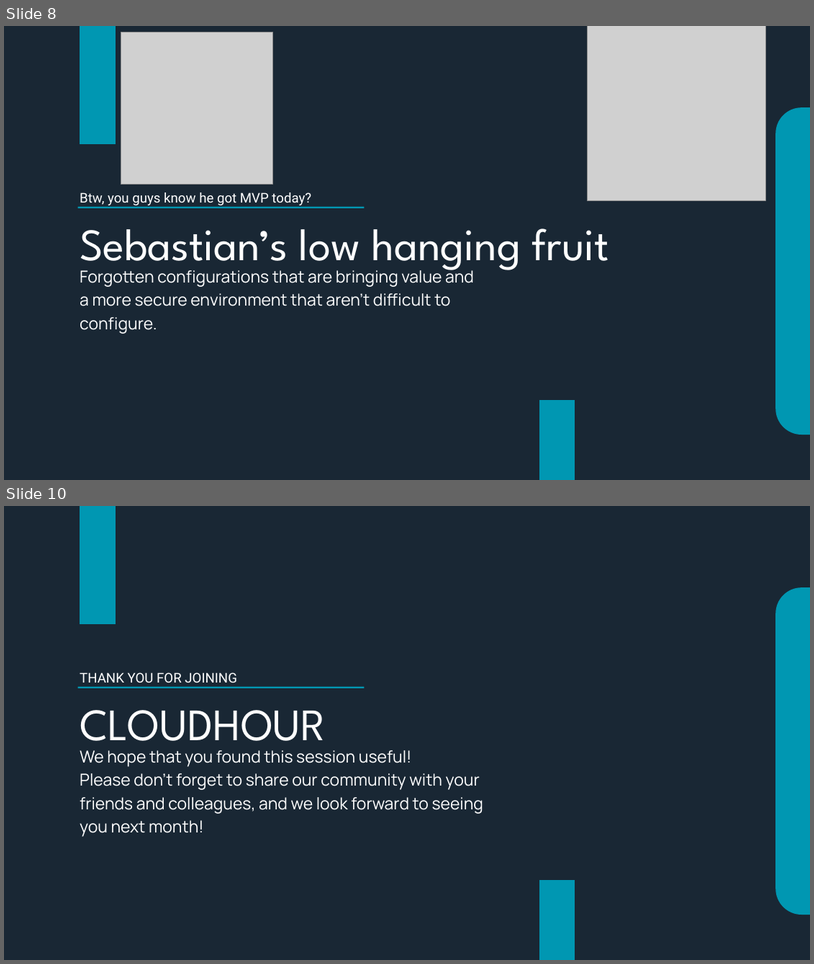
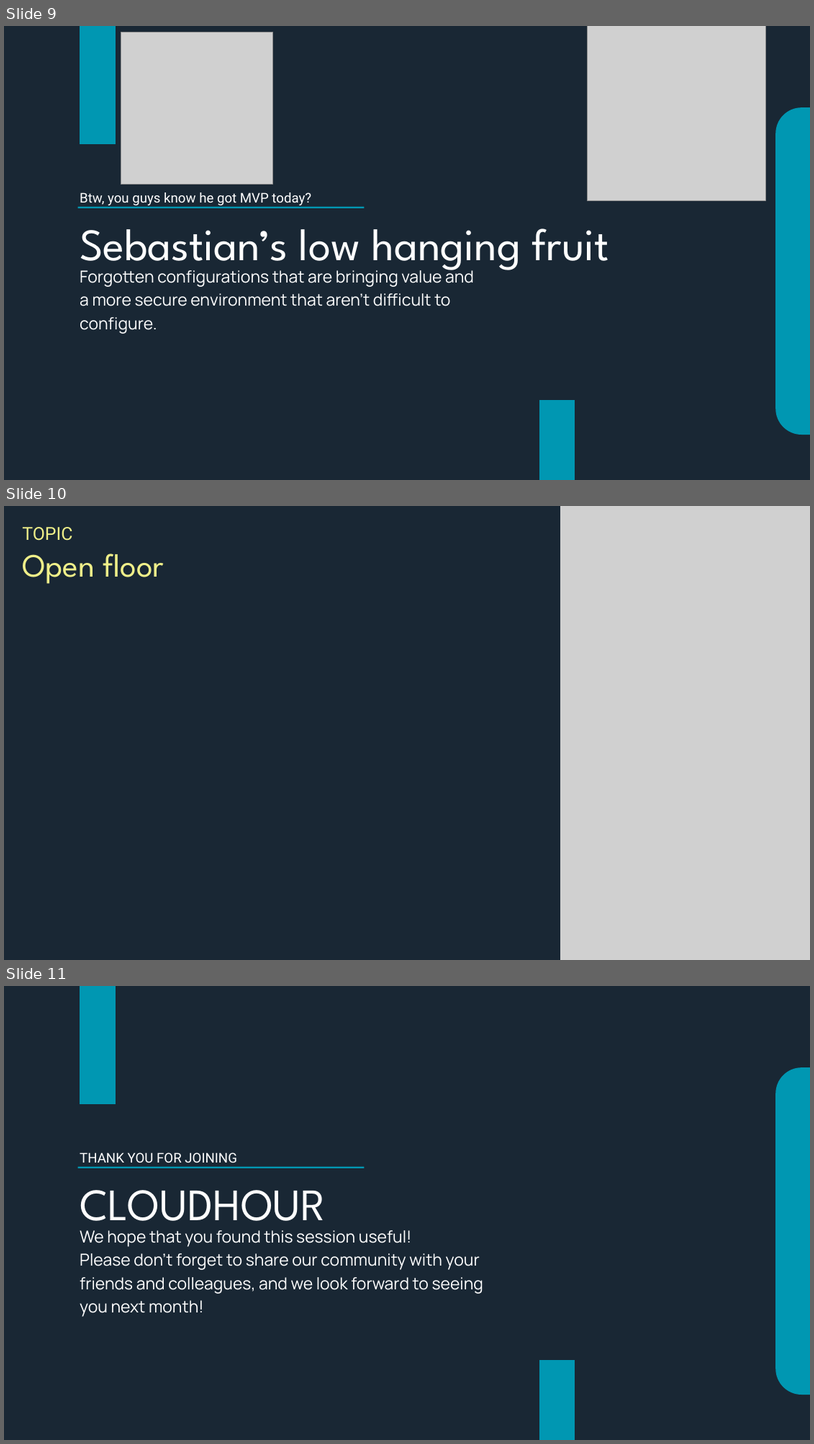
Before and after one commit to Microsoft-EMS-Community/Cloudhour, a slide deck: 2026/04/CloudHour.pptx. Shown one above the other, each under a label of ours: slides 8 and 10 before the commit, slides 9, 10 and 11 after it; the slides between them are not shown. The pictures are 814x964 and 814x1444 pixels, drawn with LibreOffice and Linux fonts; fonts in the diff are those of the drawing; grey boxes stand for pictures; background and template pictures are left out. Boxes give left, top, right and bottom in pixels: in the first picture for what was removed or moved away, otherwise in the second. Text is boxed around its words. In the diff, an @@ line names an element or a change of style, - is before the commit and + after.

```diff
--- a/2026/04/CloudHour.pptx
+++ b/2026/04/CloudHour.pptx
@@ slide 10 added at [4, 506, 810, 960], background #192734 @@
@@ text added at [22, 527, 72, 541], 32 pt, text #EFEF89 @@
+TOPIC
@@ picture added at [561, 506, 810, 960] @@
@@ text added at [22, 554, 164, 584], 58.1 pt, text #EFEF89 @@
+Open floor
@@ what was slide 8 is now slide 9 @@
@@ what was slide 10 is now slide 11 @@
```
